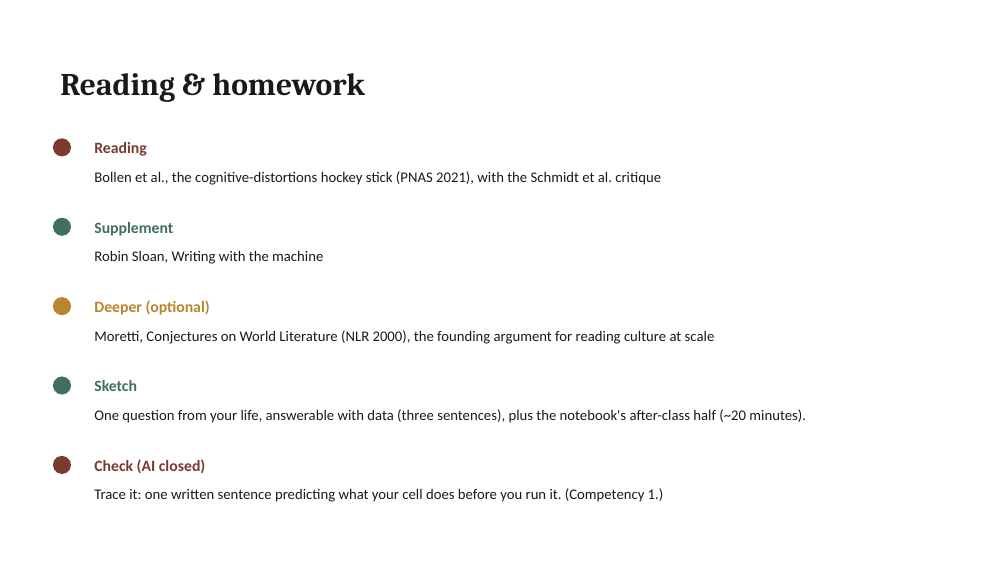
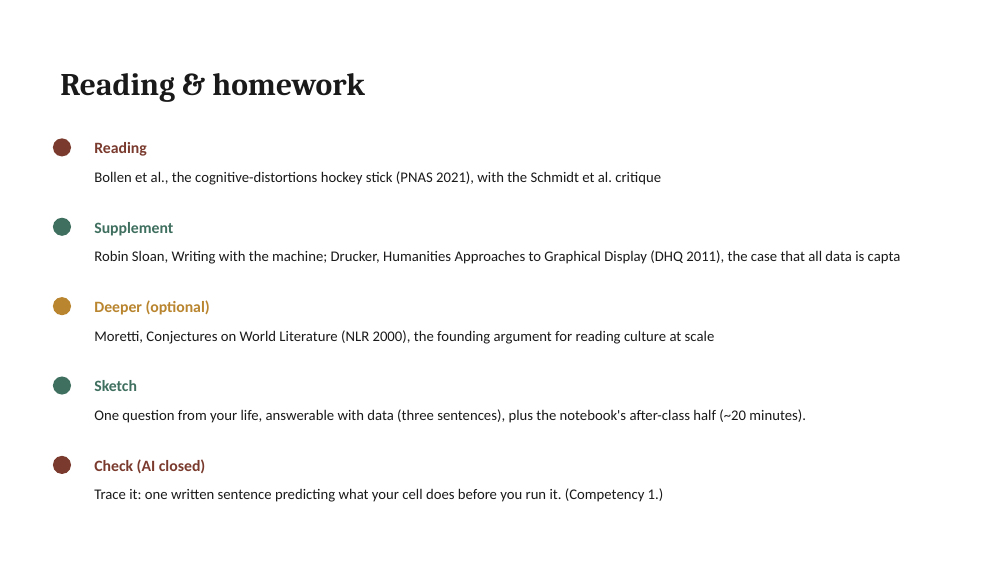
Before and after one commit to lucianli123/culture-as-data-2026, a slide deck: slide 14 of slides/pptx/week-01.pptx (slide 13 before the commit). Drawn at 1008x567 pixels with LibreOffice and Linux fonts; fonts in the diff are those of the drawing. Boxes give left, top, right and bottom in pixels: in the first picture for what was removed or moved away, otherwise in the second. Text is boxed around its words. In the diff, an @@ line names an element or a change of style, - is before the commit and + after.

Commit message:
Week 1: offline data snapshot, student investigation dials, and what-is-data/capta content
Data (notebooks/data/week01/): the full Upshot weddings CSV (7,835 rows, MIT
license included), 18 CC0 Met painting thumbnails with a crediting manifest,
and three derived catch-up files (name-keeping by year, headline word
counts, brightness/palette table) so a student who falls behind can load any
step's result. The notebook's loaders are now local-first (repo snapshot ->
live source -> built-in sample), so the whole session runs with no network;
the harness now exercises the real 7,835-row data offline. The 5,562 figure
corrected to 7,835 (rows with clear name status vs. all announcements)
in the data biography example and headline section.

Interactivity: a 'dials to turn' section - TRACK_WORD charts any word's
share of headlines over thirty years, an untouched-columns dial charts ages
and the age gap with a pick-a-claim prompt, YOUR_QUERY re-fetches and
re-ranks a different Met search live, and the color-range dict carries an
explicit edit-me invitation.

Slides and session: a new Week 1 key-points slide - what is data, CSV
anatomy on the real table, Drucker's capta ('taken, not given'), the four
columns as choices (bride name status but no groom's, ages but no
occupations), and a pair-discussion prompt. The vocabulary block in the
lesson plan and site carries the same beat; Drucker (DHQ 2011) joins the
Week 1 supplements in the syllabus and reading table.

```diff
--- a/slides/pptx/week-01.pptx
+++ b/slides/pptx/week-01.pptx
@@ text at <box>94,250,901,264</box>: text changed @@
-Robin Sloan, Writing with the machine
+Robin Sloan, Writing with the machine; Drucker, Humanities Approaches to Graphical Display (DHQ 2011), the case that all data is capta
```
Also in this commit, not shown: 5 other slides changed, 1 slide added, 43 other files.
